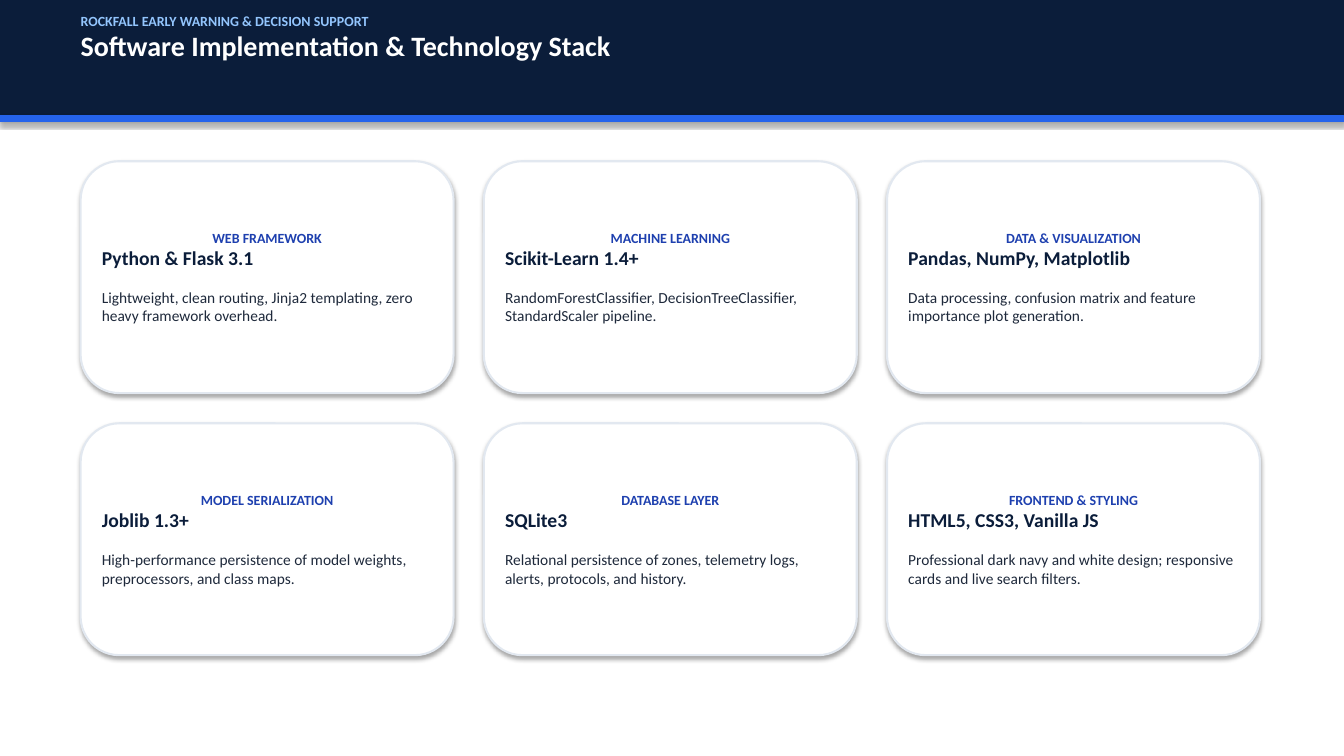
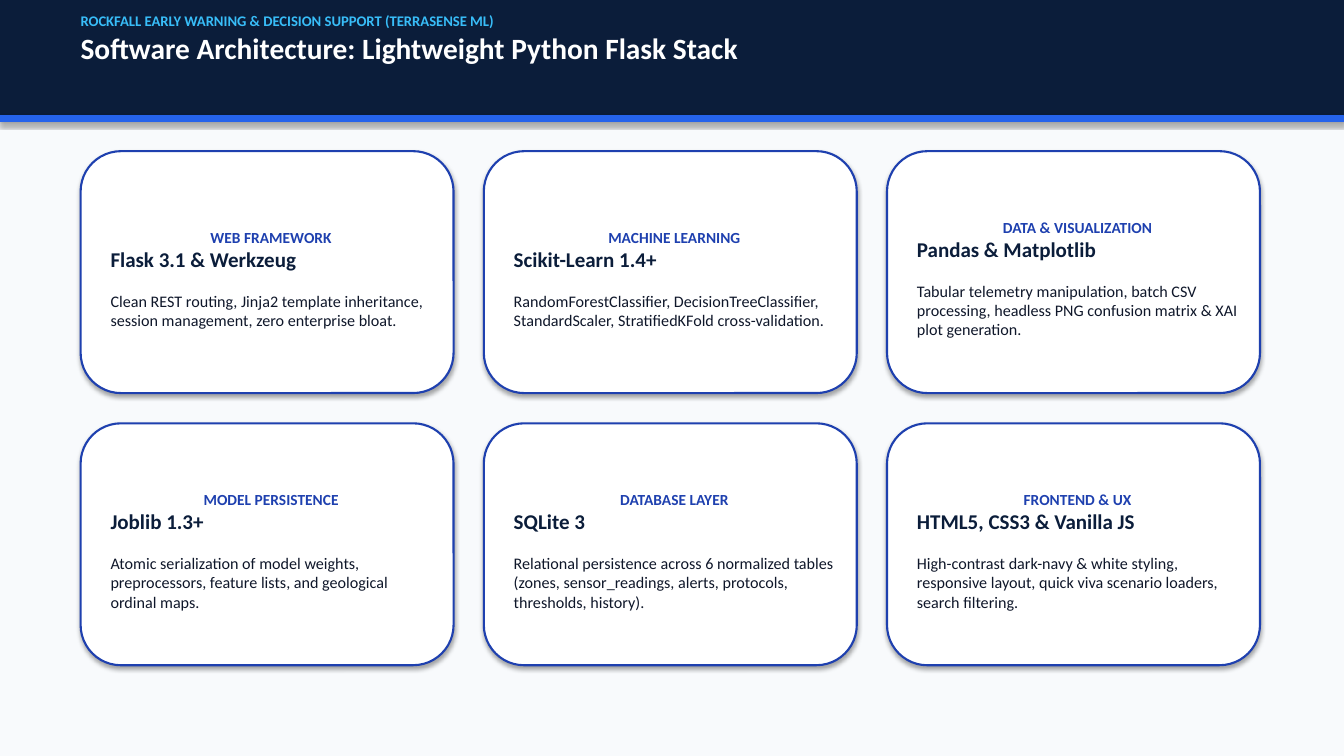
Before and after one commit to ShahidNurpasha/TerraSense-ML-Rockfall-Detection, a slide deck: slide 13 of ROCKFALL_EARLY_WARNING_PRESENTATION.pptx (slide 11 before the commit). Drawn at 1344x756 pixels with LibreOffice and Linux fonts; fonts in the diff are those of the drawing. Boxes give left, top, right and bottom in pixels: in the first picture for what was removed or moved away, otherwise in the second. Text is boxed around its words. In the diff, an @@ line names an element or a change of style, - is before the commit and + after.

Commit message:
Update student credentials to Nurpasha Shahid & Banala Yaswanth, redesign presentation with 16 high-contrast slides

```diff
--- a/ROCKFALL_EARLY_WARNING_PRESENTATION.pptx
+++ b/ROCKFALL_EARLY_WARNING_PRESENTATION.pptx
@@ rectangle added at box(0, 0, 1344, 756), fill #F8FAFC, outline #F8FAFC 0.75 pt @@
@@ text at box(81, 15, 738, 64): text changed; size 20 to 10.5 pt; text colour #FFFFFF to #38BDF8 @@
-ROCKFALL EARLY WARNING & DECISION SUPPORT
-Software Implementation & Technology Stack
+ROCKFALL EARLY WARNING & DECISION SUPPORT (TERRASENSE ML)
+Software Architecture: Lightweight Python Flask Stack
@@ rounded rectangle "WEB FRAMEWORK": place and size @@
-rounded rectangle "WEB FRAMEWORK" at box(81, 161, 454, 393)
+rounded rectangle "WEB FRAMEWORK" at box(81, 151, 454, 393)
@@ rounded rectangle "MACHINE LEARNING": place and size @@
-rounded rectangle "MACHINE LEARNING" at box(484, 161, 857, 393)
+rounded rectangle "MACHINE LEARNING" at box(484, 151, 857, 393)
@@ rounded rectangle "DATA & VISUALIZATION": place and size @@
-rounded rectangle "DATA & VISUALIZATION" at box(887, 161, 1260, 393)
+rounded rectangle "DATA & VISUALIZATION" at box(887, 151, 1260, 393)
@@ text in rounded rectangle at box(210, 233, 331, 243): size 10 to 11 pt in "WEB FRAMEWORK" @@
@@ text in rounded rectangle at box(514, 233, 740, 267): size 10 to 11 pt in "MACHINE LEARNING"; size 14 to 15 pt in "Scikit-Learn 1.4+" @@
@@ text in rounded rectangle at box(1003, 223, 1152, 233): size 10 to 11 pt in "DATA & VISUALIZATION" @@
@@ text in rounded rectangle at box(111, 252, 423, 329): text changed; size 11 to 11.5 pt; text colour #1E293B to #0F172A @@
-Python & Flask 3.1
-Lightweight, clean routing, Jinja2 templating, zero heavy framework overhead.
+Flask 3.1 & Werkzeug
+Clean REST routing, Jinja2 template inheritance, session management, zero enterprise bloat.
@@ text in rounded rectangle at box(917, 242, 1237, 338): text changed; size 11 to 11.5 pt; text colour #1E293B to #0F172A @@
-Pandas, NumPy, Matplotlib
-Data processing, confusion matrix and feature importance plot generation.
+Pandas & Matplotlib
+Tabular telemetry manipulation, batch CSV processing, headless PNG confusion matrix & XAI plot generation.
@@ text in rounded rectangle at box(514, 295, 824, 328): text changed; size 11 to 11.5 pt; text colour #1E293B to #0F172A @@
-RandomForestClassifier, DecisionTreeClassifier, StandardScaler pipeline.
+RandomForestClassifier, DecisionTreeClassifier, StandardScaler, StratifiedKFold cross-validation.
@@ rounded rectangle "MODEL PERSISTENCE": place and size @@
-rounded rectangle "MODEL PERSISTENCE" at box(81, 423, 454, 655)
+rounded rectangle "MODEL PERSISTENCE" at box(81, 423, 454, 665)
@@ rounded rectangle "DATABASE LAYER": place and size @@
-rounded rectangle "DATABASE LAYER" at box(484, 423, 857, 655)
+rounded rectangle "DATABASE LAYER" at box(484, 423, 857, 665)
@@ outline #E2E8F0 1.5 pt to #1E40AF 1.5 pt in 6 elements at box(484, 151, 857, 393), box(81, 423, 454, 665), box(887, 151, 1260, 393), box(81, 151, 454, 393), box(484, 423, 857, 665), box(887, 423, 1260, 665) @@
@@ rounded rectangle "FRONTEND & UX": place and size @@
-rounded rectangle "FRONTEND & UX" at box(887, 423, 1260, 655)
+rounded rectangle "FRONTEND & UX" at box(887, 423, 1260, 665)
@@ text in rounded rectangle at box(204, 495, 339, 505): text changed; size 10 to 11 pt @@
-MODEL SERIALIZATION
+MODEL PERSISTENCE
@@ text in rounded rectangle at box(620, 495, 729, 505): size 10 to 11 pt in "DATABASE LAYER" @@
@@ text in rounded rectangle at box(917, 495, 1218, 611): text changed; size 11 to 11.5 pt; text colour #1E293B to #0F172A @@
-FRONTEND & STYLING
-HTML5, CSS3, Vanilla JS
-Professional dark navy and white design; responsive cards and live search filters.
+FRONTEND & UX
+HTML5, CSS3 & Vanilla JS
+High-contrast dark-navy & white styling, responsive layout, quick viva scenario loaders, search filtering.
@@ text in rounded rectangle at box(111, 514, 203, 529): size 14 to 15 pt in "Joblib 1.3+" @@
@@ text in rounded rectangle at box(514, 514, 833, 611): text changed; size 11 to 11.5 pt; text colour #1E293B to #0F172A @@
-SQLite3
-Relational persistence of zones, telemetry logs, alerts, protocols, and history.
+SQLite 3
+Relational persistence across 6 normalized tables (zones, sensor_readings, alerts, protocols, thresholds, history).
@@ text in rounded rectangle at box(111, 557, 388, 611): text changed; size 11 to 11.5 pt; text colour #1E293B to #0F172A @@
-High-performance persistence of model weights, preprocessors, and class maps.
+Atomic serialization of model weights, preprocessors, feature lists, and geological ordinal maps.
```
Also in this commit, not shown: 6 other slides changed, 9 slides added, 7 slides removed, 6 other files.
